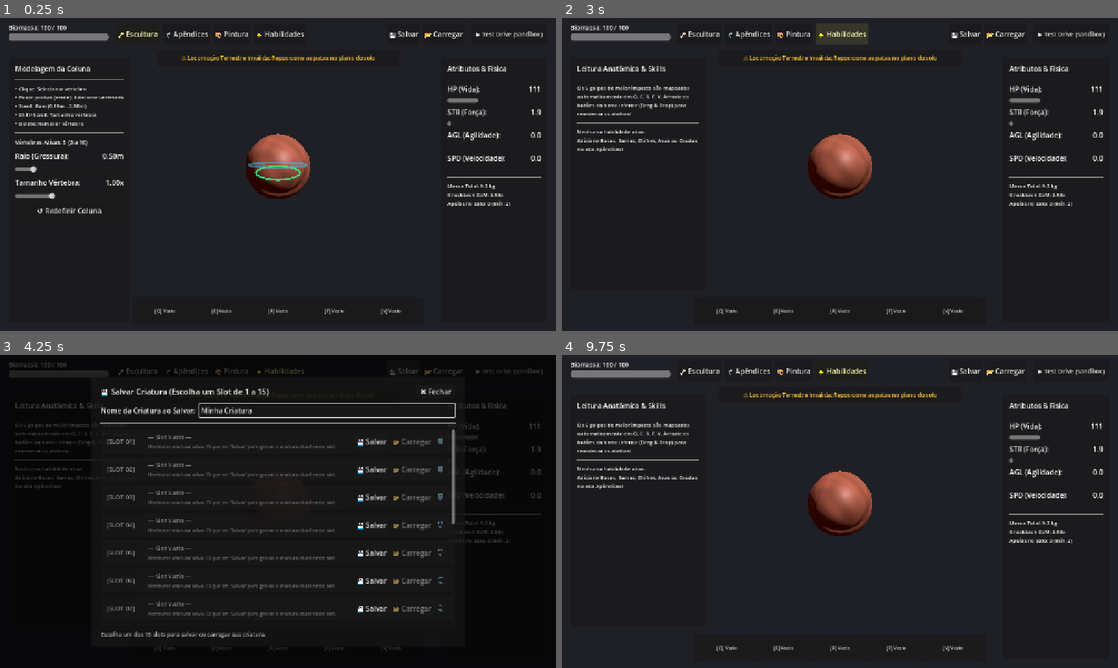
Above: before the commit, frames 1-4 (two rows, left to right).
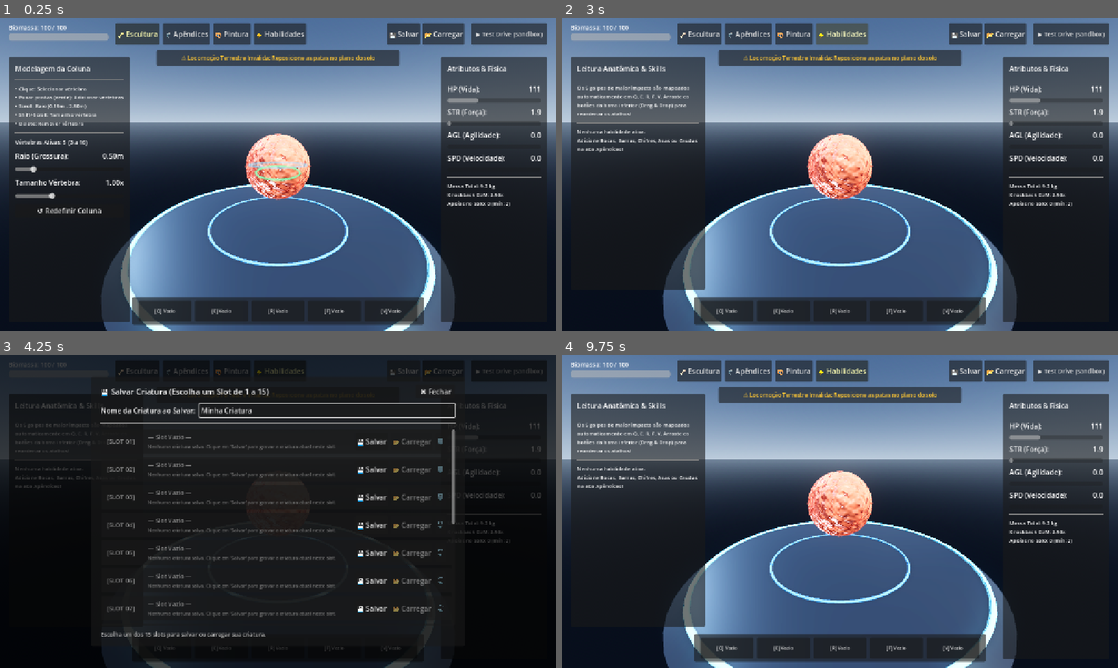
Above: after the commit, the same moments.

Repository: AnthonyRocsant/SporeCreatureEditor
Game: Godot game, scene res://scenes/editor/CreatureEditor.tscn
Same seed, same stepped clock (60 frames per second), same inputs: the game is played once before the commit and once after it.
Inputs:
- Up to frame 1 (0.25 s): no input
- Up to frame 2 (3 s): click "🦴 Escultura" at 0.5 s; click "🦿 Apêndices" at 1.25 s; click "🎨 Pintura" at 2 s; click "⚡ Habilidades" at 2.75 s
- Up to frame 3 (4.25 s): click "💾 Salvar" at 3.5 s
- Up to frame 4 (9.75 s): click "📂 Carregar" at 4.25 s; click "▶ Test Drive (Sandbox)" at 5 s; click "[Q] Vazio" at 5.75 s; click "[E] Vazio" at 6.5 s; click "[R] Vazio" at 7.25 s; click "[F] Vazio" at 8 s; click "[V] Vazio" at 8.75 s; click "✖ Fechar" at 9.5 s

The runs differ from the first frame. In frame 1, 65% of the frame differs, in the area x 0-100%, y 0-100%; in frame 2, 65%; in frame 3, 7.1%; in frame 4, 65%.

Commit message:
Upgrade grafico: Iluminacao 3-pontos, WorldEnvironment ACES, SSAO/SSIL/SSR/Glow, shader com micro-escamas e pedestal de estudio

Diff:
--- a/project.godot
+++ b/project.godot
@@ -24,4 +24,10 @@
 
 [rendering]
 
-environment/defaults/default_clear_color=Color(0.12, 0.12, 0.15, 1)
+anti_aliasing/quality/msaa_3d=2
+anti_aliasing/quality/screen_space_aa=1
+lights_and_shadows/directional_shadow/soft_shadow_filter_quality=3
+lights_and_shadows/positional_shadow/soft_shadow_filter_quality=3
+environment/defaults/default_clear_color=Color(0.10, 0.11, 0.14, 1)
+environment/ssao/quality=2
+environment/ssil/quality=2
--- a/scenes/editor/CreatureEditor.tscn
+++ b/scenes/editor/CreatureEditor.tscn
@@ -9,6 +9,85 @@
 [ext_resource type="PackedScene" path="res://scenes/editor/CreatureEditorUI.tscn" id="7_ui"]
 [ext_resource type="Script" path="res://scripts/SpineController.gd" id="8_spine"]
 
+[sub_resource type="ProceduralSkyMaterial" id="ProceduralSkyMaterial_studio"]
+sky_top_color = Color(0.24, 0.32, 0.44, 1)
+sky_horizon_color = Color(0.55, 0.62, 0.7, 1)
+sky_curve = 0.12
+ground_bottom_color = Color(0.1, 0.12, 0.16, 1)
+ground_horizon_color = Color(0.35, 0.4, 0.46, 1)
+ground_curve = 0.08
+sun_angle_max = 30.0
+
+[sub_resource type="Sky" id="Sky_studio"]
+sky_material = SubResource("ProceduralSkyMaterial_studio")
+
+[sub_resource type="Environment" id="Environment_editor"]
+background_mode = 2
+sky = SubResource("Sky_studio")
+ambient_light_source = 3
+ambient_light_color = Color(0.75, 0.82, 0.92, 1)
+ambient_light_sky_contribution = 0.55
+ambient_light_energy = 0.45
+reflected_light_source = 2
+tonemap_mode = 3
+tonemap_exposure = 1.05
+tonemap_white = 1.0
+ssao_enabled = true
+ssao_radius = 1.4
+ssao_intensity = 2.6
+ssao_power = 1.5
+ssao_detail = 0.75
+ssao_horizon = 0.08
+ssil_enabled = true
+ssil_radius = 1.6
+ssil_intensity = 0.8
+ssr_enabled = true
+ssr_max_roughness = 0.55
+glow_enabled = true
+glow_intensity = 0.55
+glow_bloom = 0.12
+glow_blend_mode = 0
+glow_hdr_threshold = 1.0
+glow_hdr_scale = 1.4
+
+[sub_resource type="StandardMaterial3D" id="StandardMaterial3D_pedestal"]
+albedo_color = Color(0.16, 0.18, 0.22, 1)
+metallic = 0.1
+roughness = 0.42
+
+[sub_resource type="CylinderMesh" id="CylinderMesh_pedestal"]
+material = SubResource("StandardMaterial3D_pedestal")
+top_radius = 2.6
+bottom_radius = 2.85
+height = 0.16
+radial_segments = 48
+
+[sub_resource type="StandardMaterial3D" id="StandardMaterial3D_glow_ring"]
+shading_mode = 1
+albedo_color = Color(0.25, 0.85, 1, 1)
+
+[sub_resource type="TorusMesh" id="TorusMesh_outer_ring"]
+material = SubResource("StandardMaterial3D_glow_ring")
+inner_radius = 2.54
+outer_radius = 2.62
+rings = 48
+ring_segments = 6
+
+[sub_resource type="StandardMaterial3D" id="StandardMaterial3D_inner_ring"]
+shading_mode = 1
+albedo_color = Color(0.18, 0.55, 0.85, 1)
+
+[sub_resource type="TorusMesh" id="TorusMesh_inner_ring"]
+material = SubResource("StandardMaterial3D_inner_ring")
+inner_radius = 1.34
+outer_radius = 1.39
+rings = 48
+ring_segments = 6
+
+[sub_resource type="CylinderShape3D" id="CylinderShape3D_pedestal"]
+height = 0.16
+radius = 2.75
+
 [sub_resource type="CapsuleMesh" id="CapsuleMesh_body"]
 radius = 0.5
 height = 1.8
@@ -26,6 +105,9 @@
 [node name="CreatureEditor" type="Node3D"]
 script = ExtResource("1_scene_root")
 
+[node name="WorldEnvironment" type="WorldEnvironment" parent="."]
+environment = SubResource("Environment_editor")
+
 [node name="EditorState" type="Node" parent="."]
 script = ExtResource("2_editor_state")
 
@@ -35,9 +117,45 @@
 [node name="ProceduralGait" type="Node" parent="."]
 script = ExtResource("4_gait")
 
-[node name="DirectionalLight3D" type="DirectionalLight3D" parent="."]
-transform = Transform3D(0.866025, -0.353553, 0.353553, 0, 0.707107, 0.707107, -0.5, -0.612372, 0.612372, 5, 8, 5)
+[node name="KeyLight" type="DirectionalLight3D" parent="."]
+transform = Transform3D(0.819152, -0.40558, 0.40558, 0, 0.707107, 0.707107, -0.573576, -0.579228, 0.579228, 6, 8, 6)
+light_color = Color(1, 0.96, 0.9, 1)
+light_energy = 1.25
 shadow_enabled = true
+shadow_bias = 0.03
+shadow_blur = 1.6
+directional_shadow_mode = 2
+directional_shadow_split_1 = 0.15
+directional_shadow_blend_splits = true
+
+[node name="FillLight" type="DirectionalLight3D" parent="."]
+transform = Transform3D(-0.707107, 0.353553, -0.612372, 0, 0.866025, 0.5, 0.707107, 0.353553, -0.612372, -6, 4, 6)
+light_color = Color(0.48, 0.68, 0.9, 1)
+light_energy = 0.55
+
+[node name="RimLight" type="DirectionalLight3D" parent="."]
+transform = Transform3D(-0.866025, -0.353553, -0.353553, 0, 0.707107, -0.707107, 0.5, -0.612372, -0.612372, 0, 6, -6)
+light_color = Color(0.85, 0.92, 1, 1)
+light_energy = 1.15
+
+[node name="EditorStudioPedestal" type="StaticBody3D" parent="."]
+transform = Transform3D(1, 0, 0, 0, 1, 0, 0, 0, 1, 0, -0.08, 0)
+collision_layer = 4
+collision_mask = 0
+
+[node name="PedestalMesh" type="MeshInstance3D" parent="EditorStudioPedestal"]
+mesh = SubResource("CylinderMesh_pedestal")
+
+[node name="OuterGlowRing" type="MeshInstance3D" parent="EditorStudioPedestal"]
+transform = Transform3D(1, 0, 0, 0, 1, 0, 0, 0, 1, 0, 0.082, 0)
+mesh = SubResource("TorusMesh_outer_ring")
+
+[node name="InnerGlowRing" type="MeshInstance3D" parent="EditorStudioPedestal"]
+transform = Transform3D(1, 0, 0, 0, 1, 0, 0, 0, 1, 0, 0.082, 0)
+mesh = SubResource("TorusMesh_inner_ring")
+
+[node name="CollisionShape3D" type="CollisionShape3D" parent="EditorStudioPedestal"]
+shape = SubResource("CylinderShape3D_pedestal")
 
 [node name="OrbitCamera" type="Camera3D" parent="." node_paths=PackedStringArray("target")]
 transform = Transform3D(1, 0, 0, 0, 0.965926, 0.258819, 0, -0.258819, 0.965926, 0, 1.5, 3.5)
--- a/scripts/CreatureEditorScene.gd
+++ b/scripts/CreatureEditorScene.gd
@@ -8,6 +8,7 @@
 @onready var spine_controller: SpineManager = $CreatureRoot/SpineController
 @onready var ui: CreatureEditorUI = $CanvasLayer/CreatureEditorUI
 @onready var sandbox_env: Node3D = $SandboxEnvironment
+@onready var editor_pedestal: Node3D = get_node_or_null("EditorStudioPedestal")
 
 var creature_data: CreatureData
 var skill_factory: SkillFactory
@@ -93,10 +94,14 @@
 
 func _on_mode_changed(new_mode: EditorState.Mode, _old_mode: EditorState.Mode) -> void:
 	if new_mode == EditorState.Mode.MODO_SANDBOX:
+		if editor_pedestal:
+			editor_pedestal.visible = false
 		sandbox_env.visible = true
 		procedural_gait.register_limbs()
 		procedural_gait.is_moving = true
 	else:
+		if editor_pedestal:
+			editor_pedestal.visible = true
 		sandbox_env.visible = false
 		procedural_gait.is_moving = false
 		procedural_gait.reset_limbs_pose()
@@ -117,15 +122,15 @@
 		floor_mesh.material_override = floor_mat
 
 	var mat_stone = StandardMaterial3D.new()
-	mat_stone.albedo_color = Color(0.38, 0.36, 0.34)
-	mat_stone.roughness = 0.75
+	mat_stone.albedo_color = Color(0.35, 0.38, 0.36)
+	mat_stone.roughness = 0.88
 
 	var mat_crystal = StandardMaterial3D.new()
-	mat_crystal.albedo_color = Color(0.25, 0.75, 0.95)
-	mat_crystal.roughness = 0.15
+	mat_crystal.albedo_color = Color(0.20, 0.82, 1.0)
+	mat_crystal.roughness = 0.12
 	mat_crystal.emission_enabled = true
-	mat_crystal.emission = Color(0.15, 0.55, 0.85)
-	mat_crystal.emission_energy_multiplier = 0.6
+	mat_crystal.emission = Color(0.25, 0.85, 1.0)
+	mat_crystal.emission_energy_multiplier = 1.5
 
 	# Anéis concêntricos de marcação no solo e rochas/cristais de referência para caminhada e voo
 	var prop_coords = [
--- a/scripts/ProceduralAppendageVisuals.gd
+++ b/scripts/ProceduralAppendageVisuals.gd
@@ -514,8 +514,11 @@
 
 	var mat_sclera = StandardMaterial3D.new()
 	mat_sclera.albedo_color = Color(0.96, 0.95, 0.90)
-	mat_sclera.roughness = 0.08
-	mat_sclera.metallic = 0.05
+	mat_sclera.roughness = 0.04
+	mat_sclera.metallic = 0.02
+	mat_sclera.clearcoat_enabled = true
+	mat_sclera.clearcoat = 1.0
+	mat_sclera.clearcoat_roughness = 0.04
 
 	var mat_iris = StandardMaterial3D.new()
 	mat_iris.albedo_color = Color(0.95, 0.62, 0.12)
@@ -831,7 +834,10 @@
 	var mat_stalk = _make_organic_material(Color(0.55, 0.42, 0.30), 0.50, 0.05)
 	var mat_sclera = StandardMaterial3D.new()
 	mat_sclera.albedo_color = Color(0.95, 0.94, 0.90)
-	mat_sclera.roughness = 0.1
+	mat_sclera.roughness = 0.04
+	mat_sclera.clearcoat_enabled = true
+	mat_sclera.clearcoat = 1.0
+	mat_sclera.clearcoat_roughness = 0.04
 	var mat_pupil = StandardMaterial3D.new()
 	mat_pupil.albedo_color = Color(0.05, 0.05, 0.06)
 
@@ -1156,6 +1162,9 @@
 	mat.albedo_color = albedo
 	mat.roughness = rough
 	mat.metallic = metal
+	mat.rim_enabled = true
+	mat.rim = 0.35
+	mat.rim_tint = 0.45
 	if sss_str > 0.01:
 		mat.backlight_enabled = true
 		mat.backlight = sss_col * sss_str
@@ -1164,8 +1173,11 @@
 func _make_keratin_material(base_col: Color, tip_col: Color) -> StandardMaterial3D:
 	var mat = StandardMaterial3D.new()
 	mat.albedo_color = base_col.lerp(tip_col, 0.65)
-	mat.roughness = 0.22
-	mat.metallic = 0.18
+	mat.roughness = 0.24
+	mat.metallic = 0.12
+	mat.clearcoat_enabled = true
+	mat.clearcoat = 0.65
+	mat.clearcoat_roughness = 0.20
 	return mat
 
 ## Gera um tubo orgânico suave (lofting) passando pelos pontos e raios informados
--- a/shaders/creature_triplanar.gdshader
+++ b/shaders/creature_triplanar.gdshader
@@ -75,6 +75,16 @@
 	return clamp(n * 0.5 + 0.5, 0.0, 1.0);
 }
 
+// --- Funções de Relevo Procedural de Micro-Escamas Orgânicas ---
+float micro_scale_height(vec3 p) {
+	vec3 s = p * 16.0;
+	float b = sin(s.x) * cos(s.y) + sin(s.y * 1.3 + s.x * 0.4) * cos(s.z * 1.2) + sin(s.z * 1.4) * cos(s.x * 1.1);
+	// Camada fina secundária (poros)
+	vec3 s2 = p * 36.0;
+	float b2 = sin(s2.x + s2.z) * cos(s2.y);
+	return b * 0.25 + b2 * 0.08;
+}
+
 void fragment() {
 	vec3 abs_normal = abs(v_triplanar_normal);
 	vec3 weights = pow(abs_normal, vec3(triplanar_sharpness));
@@ -85,6 +95,7 @@
 	// 1. Cálculo da cor com suporte a padrão procedural ou textura
 	float blend_factor = 0.0;
 	vec3 tint_result = base_color.rgb;
+	float skin_noise = 0.5;
 
 	if (use_albedo_texture) {
 		vec4 tex_albedo = sample_triplanar_texture(texture_albedo, uv_pos, weights);
@@ -95,31 +106,53 @@
 		// 1) Máscara de ventre/dorso baseada na normal Y (barriga vs costas)
 		float belly_dorso = clamp((-v_triplanar_normal.y * 0.6 + 0.4), 0.0, 1.0);
 		// 2) Manchas de pele celulares via ruído procedural
-		float skin_noise = procedural_skin_pattern(uv_pos);
+		skin_noise = procedural_skin_pattern(uv_pos);
 		// 3) Mistura modulada pelo pattern_blend
 		blend_factor = clamp(mix(belly_dorso, skin_noise, 0.45) * pattern_blend * 1.5, 0.0, 1.0);
 		tint_result = mix(base_color.rgb, secondary_color.rgb, blend_factor);
 	}
 
-	ALBEDO = tint_result;
+	// 2. Efeito Fresnel / Velvet Rim Orgânico (brilho aveludado de borda)
+	float n_dot_v = clamp(dot(normalize(NORMAL), normalize(VIEW)), 0.0, 1.0);
+	float fresnel = pow(1.0 - n_dot_v, 3.2);
+	vec3 rim_sheen = mix(tint_result, sss_color.rgb, 0.6) * fresnel * (0.35 * (1.0 + sss_translucency));
+
+	ALBEDO = tint_result + rim_sheen;
 	ALPHA = 1.0;
 
-	// 2. Normal Map (só usa se textura estiver ativa para não corromper normais)
+	// 3. Normal Map: se tiver textura usa a textura; se não, calcula micro-escamas orgânicas em tempo real!
 	if (use_normal_texture) {
 		vec3 tri_norm = sample_triplanar_normal(texture_normal, uv_pos, weights, v_triplanar_normal);
 		NORMAL_MAP = tri_norm;
 		NORMAL_MAP_DEPTH = normal_scale;
+	} else {
+		// Micro-escamas procedurais que reagem à luz nos ângulos rasantes
+		float eps = 0.035;
+		float h_c = micro_scale_height(uv_pos);
+		float h_x = micro_scale_height(uv_pos + vec3(eps, 0.0, 0.0));
+		float h_y = micro_scale_height(uv_pos + vec3(0.0, eps, 0.0));
+		float h_z = micro_scale_height(uv_pos + vec3(0.0, 0.0, eps));
+		vec3 world_grad = vec3(h_x - h_c, h_y - h_c, h_z - h_c) / eps;
+
+		// Converte gradiente para o espaço de visão
+		vec3 view_grad = mat3(VIEW_MATRIX) * world_grad;
+		NORMAL = normalize(NORMAL - view_grad * (0.09 * normal_scale));
 	}
 
-	// 3. Roughness e Metallic
-	ROUGHNESS = roughness;
+	// 4. Roughness orgânica com micro-variação celular
+	float micro_rough = micro_scale_height(uv_pos) * 0.12;
+	ROUGHNESS = clamp(roughness + micro_rough, 0.08, 0.95);
 	METALLIC = metallic;
 
-	// 4. Subsurface Scattering / Translucidez sem artefatos
+	// 5. Oclusão de Cavidades da Pele (Ambient Cavity Occlusion)
+	AO = clamp(0.72 + 0.28 * skin_noise, 0.5, 1.0);
+	AO_LIGHT_AFFECT = 0.55;
+
+	// 6. Subsurface Scattering / Translucidez sem artefatos
 	if (sss_strength > 0.0) {
 		SSS_STRENGTH = sss_strength;
 		SSS_TRANSMITTANCE_COLOR = sss_color;
 		SSS_TRANSMITTANCE_DEPTH = sss_translucency;
-		BACKLIGHT = sss_color.rgb * sss_translucency * 0.3;
+		BACKLIGHT = sss_color.rgb * sss_translucency * 0.35;
 	}
 }
Not shown: 1 places in scenes/editor/CreatureEditor.tscn that only renumber resources
Not shown, changed: .gitignore
